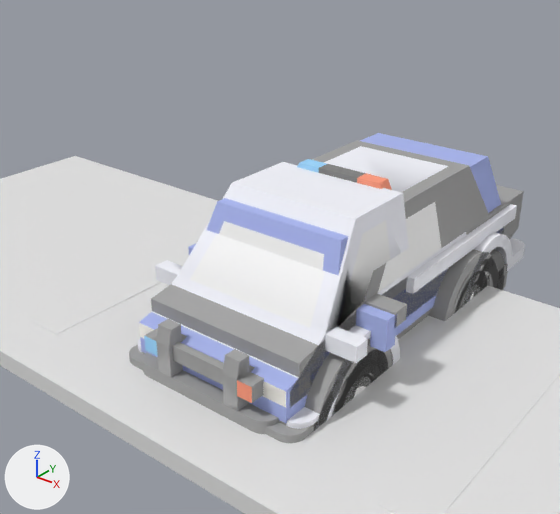
A saved change to the Blender file scenes/cars.blend.
Before and after are seen from a camera (50 mm lens) standing at (1.92, -2.57, 2.0) and looking at (-0.14, 0.01, 0.4). The lights are fixed; the arrows at lower left show +X, +Y and +Z.

In view in the first picture: 'Police', 'RoadTile', 'TruckFlat', 'Van'.
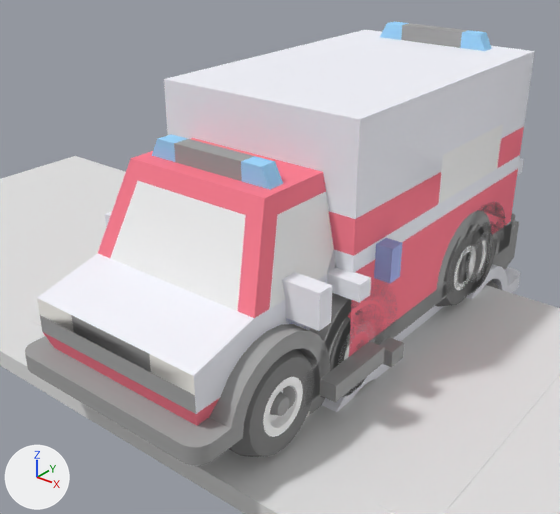
The change, as a diff of the scene's bpy script:
```diff
--- a/scenes/cars.blend.py
+++ b/scenes/cars.blend.py
@@ me_police @@
 me_police.from_pydata(...)  # 1108 vertices, 2200 faces; spans x -0.56..0.56, y -0.72..1.53, z -0.19..0.78
+# me_police part 1: the whole mesh is moved by (0.0, 0.0, 0.24)
 me_police.materials.append(mat_paintwhite)
@@ me_van @@
 me_van.from_pydata(...)  # 982 vertices, 1944 faces; spans x -0.56..0.56, y -0.72..1.3, z -0.28..0.7
+# me_van part 2: the whole mesh is moved by (0.0, 0.0, 0.32)
 me_van.materials.append(mat_plastic_001)
@@ me_truckflat @@
 me_truckflat.from_pydata(...)  # 1186 vertices, 2369 faces; spans x -0.56..0.56, y -0.7..1.36, z -0.22..0.76
+# me_truckflat part 3: the whole mesh is moved by (0.0, 0.0, 0.27)
 me_truckflat.materials.append(mat_plastic_002)
@@ ob_police @@
 ob_police = bpy.data.objects.new('Police', me_police)
-ob_police.location = (0.0, 0.0, 0.0)
+ob_police.location = (0.0, 0.0, -0.43)
@@ ob_ambulance @@
+ob_ambulance = bpy.data.objects.new('Ambulance', me_ambulance)  # 1254 vertices, 2530 faces; spans x -0.56..0.56, y -1.2..1.2, z 0.05..1.32; in mat_paintwhite_002 (white #f3f4fb), mat_paintred (pink #ff8395), mat_plastic_003 (grey #a5a5a5), mat_defaultmat_003 (white #ffffff), mat_lightfront_003 (white #fffcf7), mat_window_003 (white #f8f8f8), mat_lightblue_001 (blue #a1d9ff), mat_cartire_003 (grey #868686)
+ob_ambulance.location = (0.0, 0.0, 0.0)
```

Where the change shows, as pixel boxes (x1, y1, x2, y2) in the pictures (560 x 514 px):
'Ambulance', added: after (25, 22, 534, 466)
    faces in mat_paintwhite_002 (white #f3f4fb): (37, 30, 534, 414)
    faces in mat_paintred (pink #ff8395): (43, 127, 524, 426)
    faces in mat_plastic_003 (grey #a5a5a5): (25, 23, 505, 466)
    faces in mat_window_003 (white #f8f8f8): (110, 124, 503, 311)
    faces in mat_cartire_003 (grey #868686): (229, 231, 483, 457)
'TruckFlat', mesh moved: before (129, 162, 517, 443); after (296, 158, 524, 405)
'Police', moved: before (138, 140, 525, 434); after (306, 221, 520, 417)
'Van', mesh moved: before (139, 133, 505, 427); after (283, 201, 511, 409)
